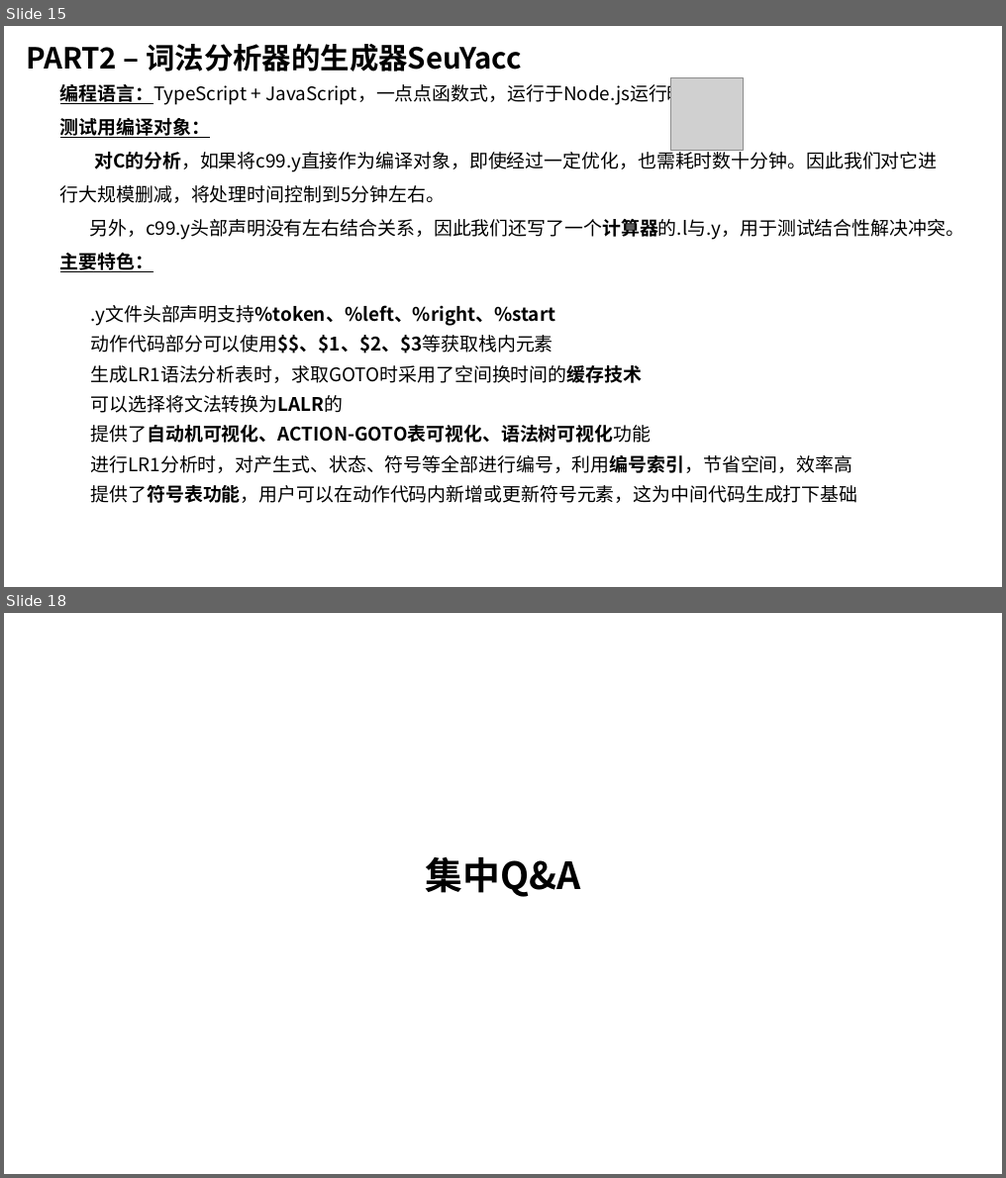
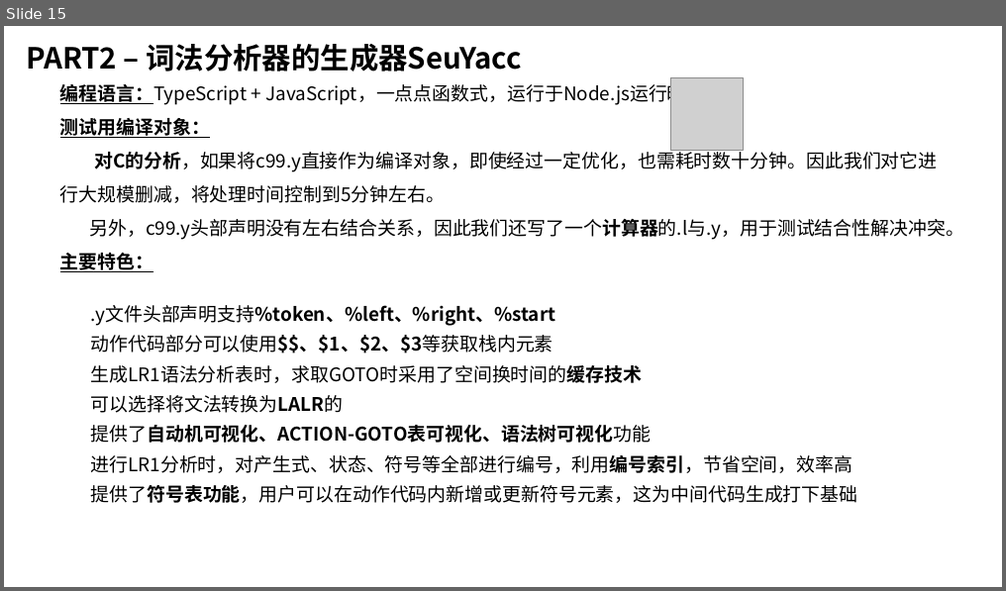
Before and after one commit to z0gSh1u/seu-lex-yacc, a slide deck: doc/答辩Slides.pptx. Shown one above the other, each under a label of ours: slides 15 and 18 before the commit, slide 15 after it; the slides between them are not shown. The pictures are 1006x1178 and 1006x591 pixels, drawn with LibreOffice and Linux fonts; fonts in the diff are those of the drawing; grey boxes stand for pictures. Boxes give left, top, right and bottom in pixels: in the first picture for what was removed or moved away, otherwise in the second. Text is boxed around its words. In the diff, an @@ line names an element or a change of style, - is before the commit and + after.

```diff
--- a/doc/答辩Slides.pptx
+++ b/doc/答辩Slides.pptx
@@ slide 18 removed at (4,613,1002,1174), background #FFFFFF @@
@@ text removed at (426,857,581,897) @@
-集中Q&A
```
Also in this commit, not shown: 6 slides added, 2 other slides removed, 28 other files.
